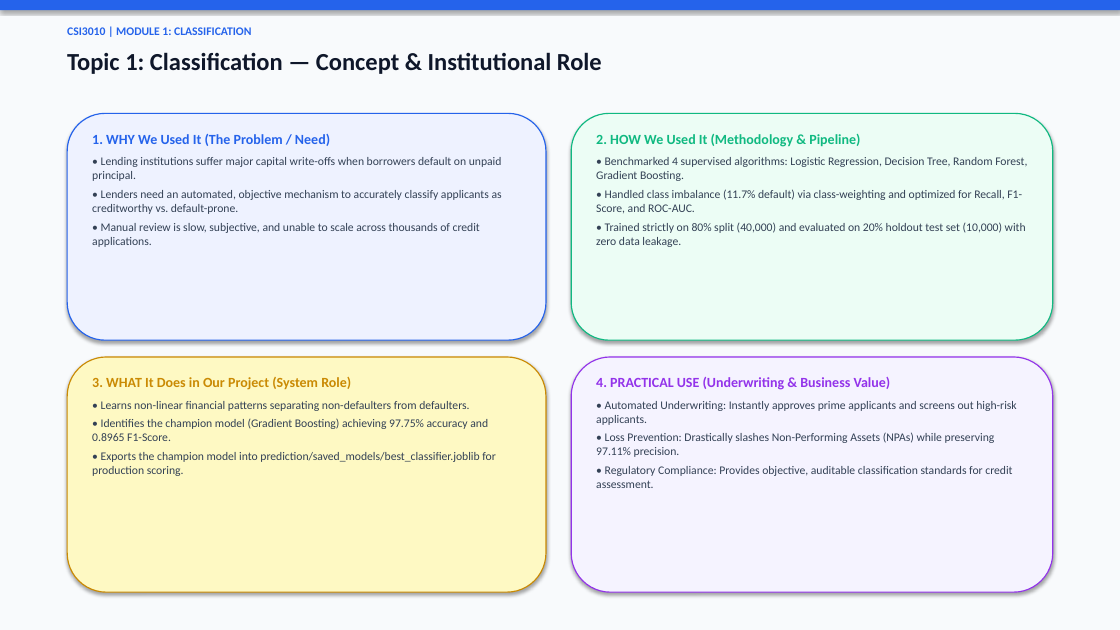
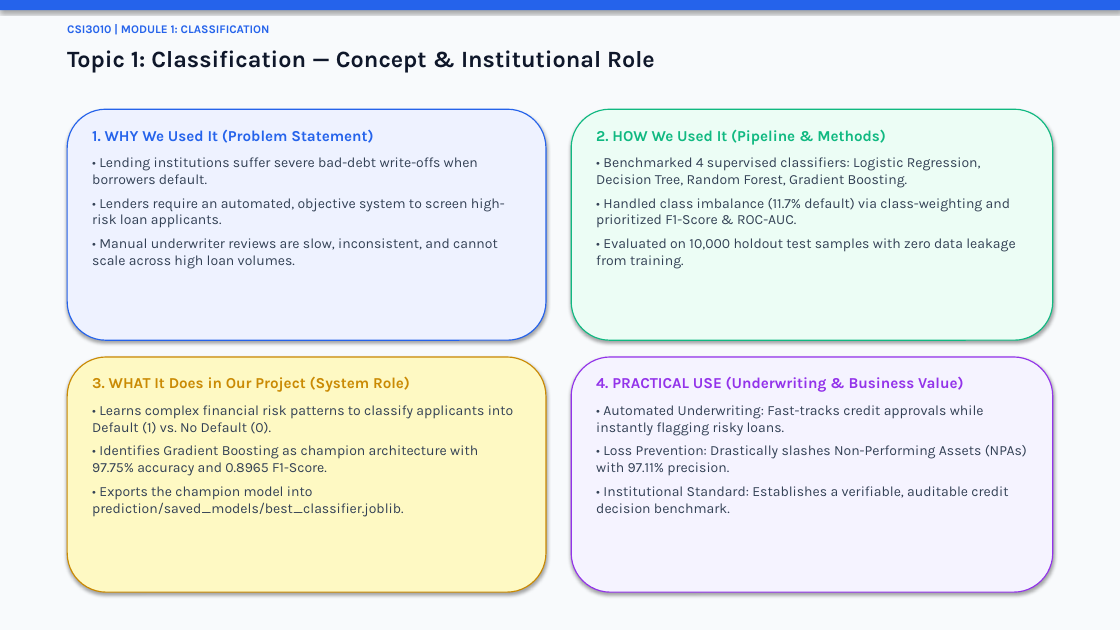
Before and after one commit to MahaprabhuK/Byte_Brigades_Loan_Default, a slide deck: slide 3 of Review2_ByteBrigades_LoanDefault.pptx. Drawn at 1120x630 pixels with LibreOffice and Linux fonts; fonts in the diff are those of the drawing. Boxes give left, top, right and bottom in pixels: in the first picture for what was removed or moved away, otherwise in the second. Text is boxed around its words. In the diff, an @@ line names an element or a change of style, - is before the commit and + after.

Commit message:
style(presentation): format with Segoe UI professional font, strict 12pt body text, and brief single-line points

```diff
--- a/Review2_ByteBrigades_LoanDefault.pptx
+++ b/Review2_ByteBrigades_LoanDefault.pptx
@@ text "CSI3010 | MODULE 1: CLASSIFICATION" at box(67, 25, 270, 33): font Calibri to Karla @@
@@ text "Topic 1: Classification — Concept ..." at box(67, 50, 655, 72): size 21 to 20 pt, font Calibri to Karla @@
@@ rounded rectangle: place and size @@
-rounded rectangle at box(67, 113, 546, 340)
+rounded rectangle at box(67, 109, 546, 340)
@@ rounded rectangle: place and size @@
-rounded rectangle at box(571, 113, 1053, 340)
+rounded rectangle at box(571, 109, 1053, 340)
@@ text at box(92, 130, 505, 269): text changed; size 10 to 12 pt; font Calibri to Karla @@
-1. WHY We Used It (The Problem / Need)
-• Lending institutions suffer major capital write-offs when borrowers default on unpaid principal.
-• Lenders need an automated, objective mechanism to accurately classify applicants as creditworthy vs. default-prone.
-• Manual review is slow, subjective, and unable to scale across thousands of credit applications.
+1. WHY We Used It (Problem Statement)
+• Lending institutions suffer severe bad-debt write-offs when borrowers default.
+• Lenders require an automated, objective system to screen high-risk loan applicants.
+• Manual underwriter reviews are slow, inconsistent, and cannot scale across high loan volumes.
@@ text at box(596, 129, 1015, 269): text changed; size 10 to 12 pt; font Calibri to Karla @@
-2. HOW We Used It (Methodology & Pipeline)
-• Benchmarked 4 supervised algorithms: Logistic Regression, Decision Tree, Random Forest, Gradient Boosting.
-• Handled class imbalance (11.7% default) via class-weighting and optimized for Recall, F1-Score, and ROC-AUC.
-• Trained strictly on 80% split (40,000) and evaluated on 20% holdout test set (10,000) with zero data leakage.
+2. HOW We Used It (Pipeline & Methods)
+• Benchmarked 4 supervised classifiers: Logistic Regression, Decision Tree, Random Forest, Gradient Boosting.
+• Handled class imbalance (11.7% default) via class-weighting and prioritized F1-Score & ROC-AUC.
+• Evaluated on 10,000 holdout test samples with zero data leakage from training.
@@ text at box(92, 376, 410, 392): size 12 to 13 pt, font Calibri to Karla in "3. WHAT It Does in Our Project ..."; more space between paragraphs @@
@@ text at box(596, 377, 964, 392): size 12 to 13 pt, font Calibri to Karla in "4. PRACTICAL USE (Underwriting & Business Value)"; more space between paragraphs @@
@@ text at box(92, 405, 513, 517): text changed; size 10 to 12 pt; font Calibri to Karla @@
-• Learns non-linear financial patterns separating non-defaulters from defaulters.
-• Identifies the champion model (Gradient Boosting) achieving 97.75% accuracy and 0.8965 F1-Score.
-• Exports the champion model into prediction/saved_models/best_classifier.joblib for production scoring.
+• Learns complex financial risk patterns to classify applicants into Default (1) vs. No Default (0).
+• Identifies Gradient Boosting as champion architecture with 97.75% accuracy and 0.8965 F1-Score.
+• Exports the champion model into prediction/saved_models/best_classifier.joblib.
@@ text at box(596, 405, 1027, 513): text changed; size 10 to 12 pt; font Calibri to Karla @@
-• Automated Underwriting: Instantly approves prime applicants and screens out high-risk applicants.
-• Loss Prevention: Drastically slashes Non-Performing Assets (NPAs) while preserving 97.11% precision.
-• Regulatory Compliance: Provides objective, auditable classification standards for credit assessment.
+• Automated Underwriting: Fast-tracks credit approvals while instantly flagging risky loans.
+• Loss Prevention: Drastically slashes Non-Performing Assets (NPAs) with 97.11% precision.
+• Institutional Standard: Establishes a verifiable, auditable credit decision benchmark.
```
Also in this commit, not shown: 13 other slides changed, 1 other file.
